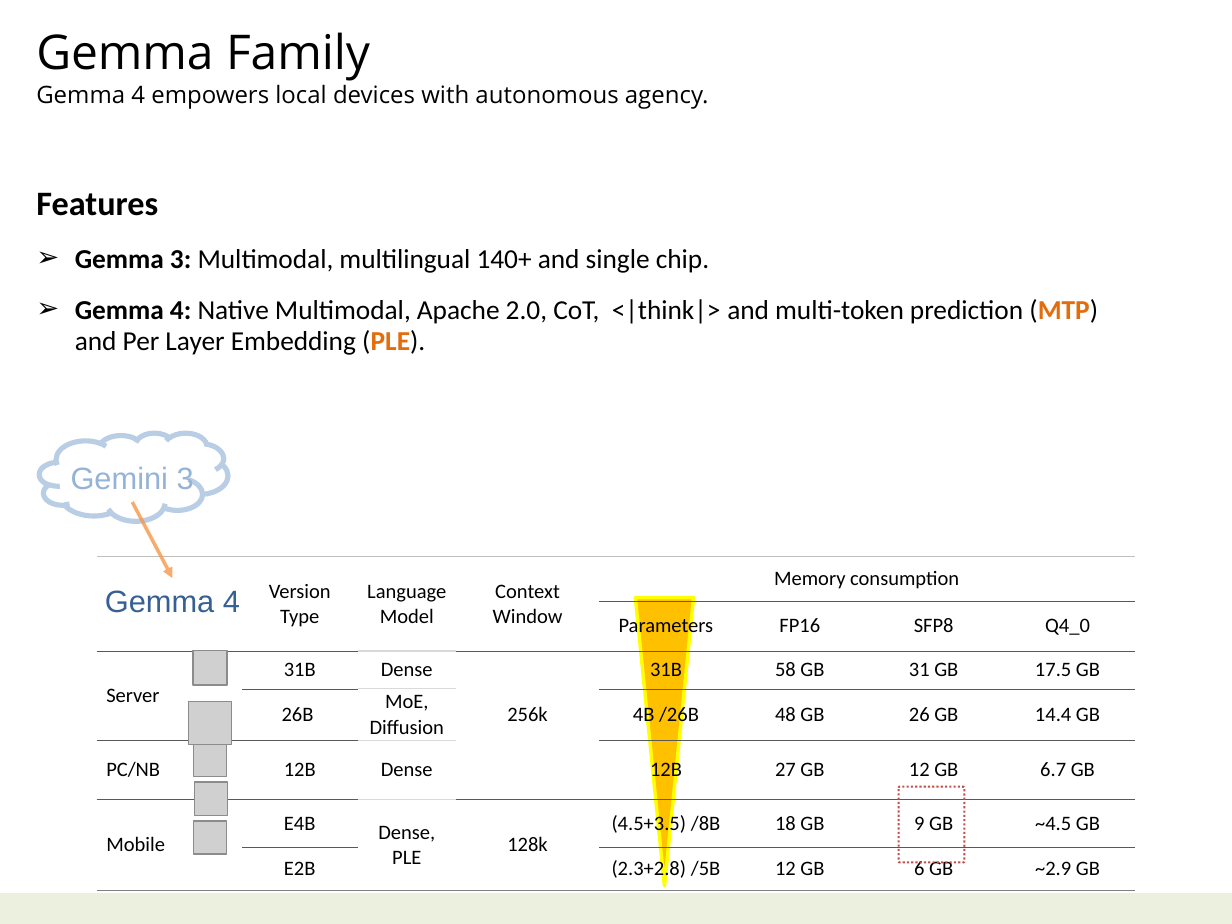
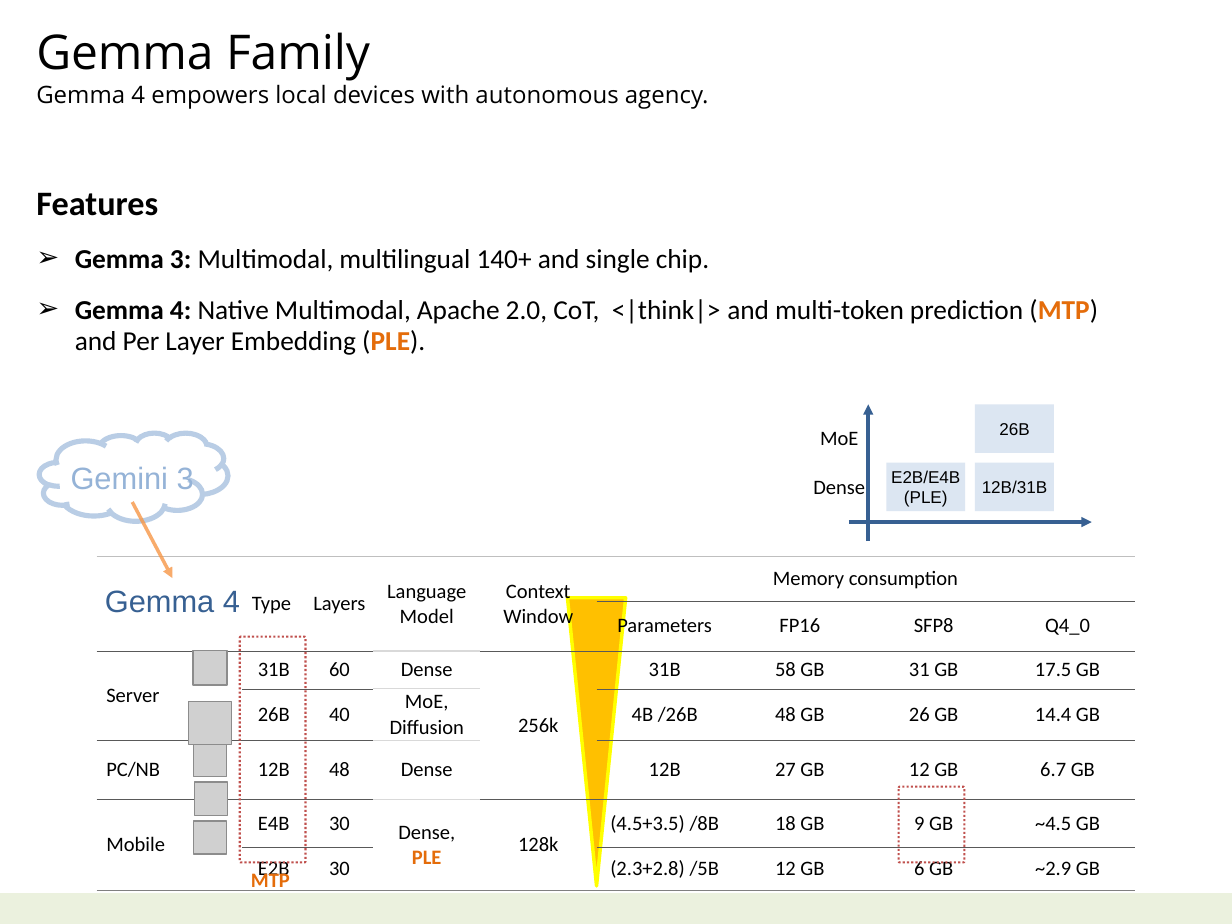
Before and after one commit to navibator/crazy-ai, a slide deck: slide 31 of ai-gemma.pptx. Drawn at 1232x924 pixels with LibreOffice and Linux fonts; fonts in the diff are those of the drawing; grey boxes stand for pictures. Boxes give left, top, right and bottom in pixels: in the first picture for what was removed or moved away, otherwise in the second. Text is boxed around its words. In the diff, an @@ line names an element or a change of style, - is before the commit and + after.

```diff
--- a/ai-gemma.pptx
+++ b/ai-gemma.pptx
@@ arrow added from (869, 541) to (869, 404), #376092 2 pt @@
@@ rectangle added at [975, 404, 1053, 452], fill #DCE6F2, 10 pt, text #000000 @@
+26B
@@ text added at [820, 432, 858, 445], 12 pt, text #000000 @@
+MoE
@@ rectangle added at [886, 462, 965, 510], fill #DCE6F2, 10 pt, text #000000 @@
+E2B/E4B
+(PLE)
@@ rectangle added at [975, 462, 1053, 510], fill #DCE6F2, 10 pt, text #000000 @@
+12B/31B
@@ text added at [813, 481, 865, 494], 12 pt, text #000000 @@
+Dense
@@ arrow added from (849, 522) to (1092, 522), #376092 2 pt @@
@@ table at [96, 557, 1135, 885] @@
-column 2: Version / Type |  | 31B | 26B | 12B | E4B | E2B
+column 2: Type |  | 31B | 26B | 12B | E4B | E2B
+column 3: Layers |  | 60 | 40 | 48 | 30 | 30
-column 5, row 3: 
+column 5, row 3: 256k
-column 5, row 4: 256k
+column 5, row 4: 
@@ flow chart merge: place and size @@
-flow chart merge at [636, 598, 694, 886]
+flow chart merge at [568, 598, 626, 886]
@@ rounded rectangle added at [240, 637, 306, 862], outline #C0504D 1.25 pt dashed @@
@@ text added at [251, 870, 290, 891], 12 pt, text #E46C0A, bold @@
+MTP
```
Also in this commit, not shown: 5 other slides changed, 1 slide added, 2 slides removed.
